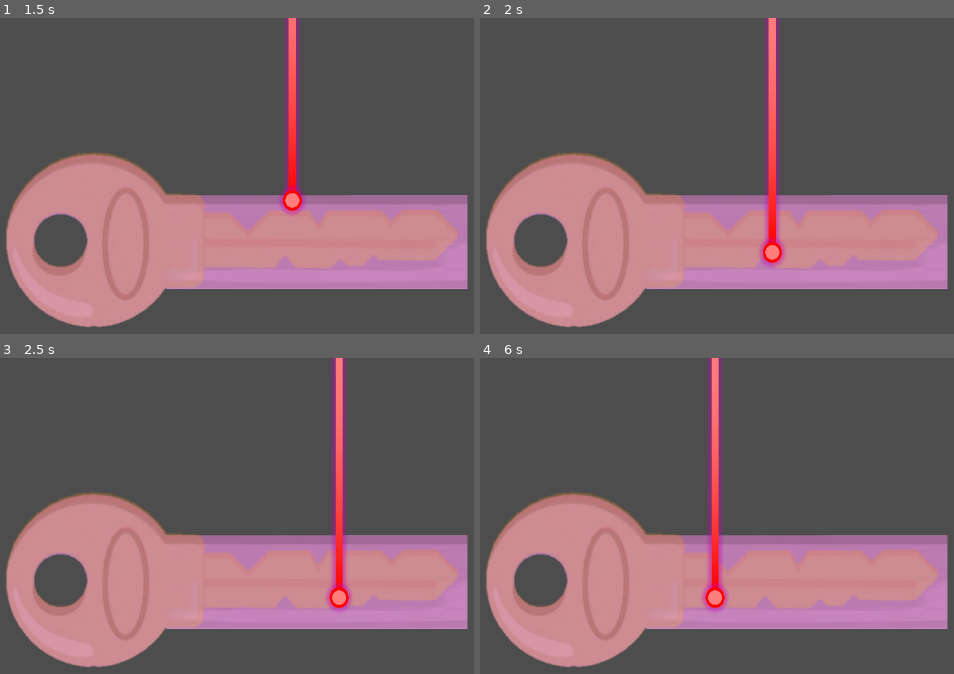
Above: before the commit, frames 1-4 (two rows, left to right).
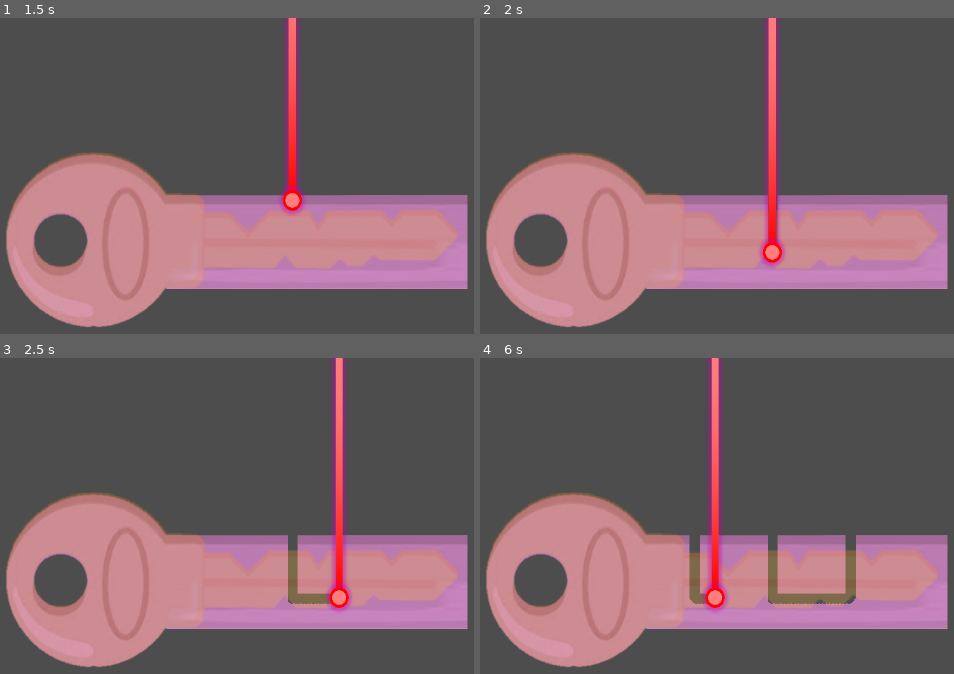
Above: after the commit, the same moments.

Repository: MarvinZeng/Minigame25_CutTheKey
Game: Godot game, scene res://Scenes/Ingame_Scene.tscn
Two runs of this game, one before a commit and one after it. Both use one fixed random seed, a clock stepped at 60 frames per second and the inputs below.
Inputs:
- Up to frame 1 (1.5 s): tap Enter at 0.5 s; hold Right (ui_right) 0.53-1.28 s; hold Down (ui_down) from 1.28 s (still down)
- Up to frame 2 (2 s): keep holding Down (ui_down)
- Up to frame 3 (2.5 s): release Down (ui_down) at 2.03 s; hold Right (ui_right) from 2.03 s (still down)
- Up to frame 4 (6 s): release Right (ui_right) at 2.78 s; hold Up (ui_up) 2.78-3.53 s; hold Left (ui_left) 3.53-5.03 s; hold Down (ui_down) 5.03-5.78 s; hold Right (ui_right) from 5.78 s (still down)

Frame 1 is identical in both runs. In frame 2, less than 0.1% of the frame differs, in the area x 60-63%, y 56-72%; in frame 3, 0.7%; in frame 4, 2.0%, in the area x 44-80%, y 56-78%.
Error before the commit: Parse Error: Identifier "PolygonShape2D" not declared in the current scope. (res://Scripts/KeyBlade.gd:253)

Commit message:
修正编译错误

Diff:
--- a/Scripts/KeyBlade.gd
+++ b/Scripts/KeyBlade.gd
@@ -233,25 +233,37 @@
 
 # 创建PolygonShape2D资源
 func create_polygon_shape_resource():
-	# 方法1：如果已有多边形形状，直接复制
+	# 方法1：如果已有多边形形状，直接复制（推荐方法）
 	var collision = get_node_or_null("CollisionShape2D")
 	if collision and collision.shape:
 		if collision.shape.get_class() == "PolygonShape2D" or collision.shape.has_method("get_polygon"):
 			var new_shape = collision.shape.duplicate()
-			new_shape.polygon = PackedVector2Array()
+			new_shape.polygon = PackedVector2Array()  # 清空，准备设置新的
 			return new_shape
 
-	# 方法2：直接使用new()（不指定类型声明）
-	# 在Godot 4中，这应该可以工作
-	var shape = _create_polygon_shape_new()
-	return shape
-
-# 直接创建PolygonShape2D（不使用类型注解）
-func _create_polygon_shape_new():
-	# 在Godot 4中，直接使用类型名应该可以工作
-	# 但如果不行，我们需要其他方法
-	var shape = PolygonShape2D.new()
-	return shape
+	# 方法2：尝试在整个场景树中查找任何PolygonShape2D资源
+	var scene = get_tree().current_scene
+	if scene:
+		var all_collisions = _find_all_collision_shapes(scene)
+		for col in all_collisions:
+			if col.shape:
+				if col.shape.get_class() == "PolygonShape2D" or col.shape.has_method("get_polygon"):
+					var new_shape = col.shape.duplicate()
+					new_shape.polygon = PackedVector2Array()
+					return new_shape
+
+	# 如果都失败了，返回null
+	print("警告：无法创建PolygonShape2D，需要在场景中至少有一个PolygonShape2D资源以供复制")
+	return null
+
+# 递归查找场景中所有的CollisionShape2D节点
+func _find_all_collision_shapes(node: Node) -> Array:
+	var result = []
+	for child in node.get_children():
+		if child is CollisionShape2D:
+			result.append(child)
+		result.append_array(_find_all_collision_shapes(child))
+	return result
 
 # 初始化多边形（从CollisionShape2D获取或创建默认矩形）
 func initialize_polygon():
